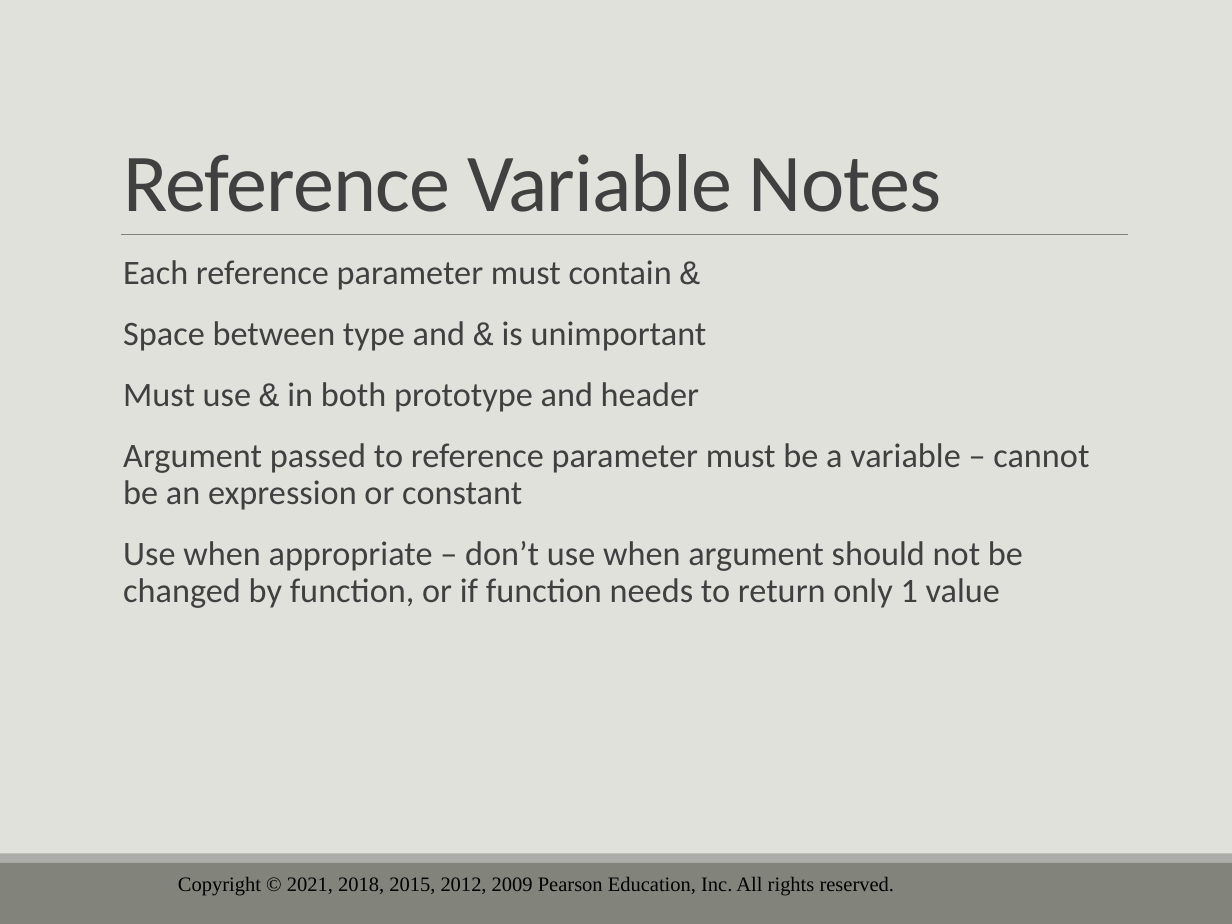
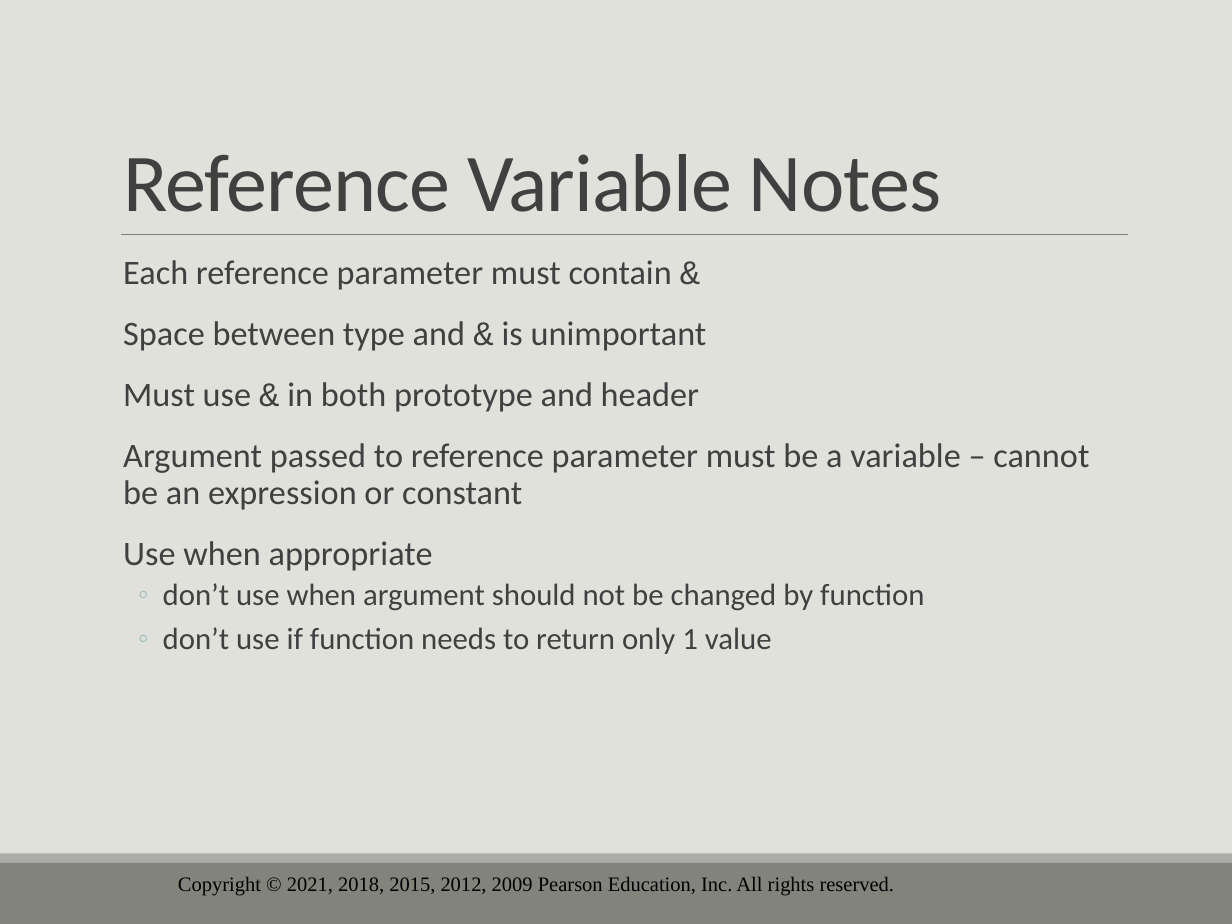
Before and after one commit to drolsonmi/eng1400, a slide deck: slide 56 of 1400_06_Functions.pptx. Drawn at 1232x924 pixels with LibreOffice and Linux fonts; fonts in the diff are those of the drawing; background and template pictures are left out. Boxes give left, top, right and bottom in pixels: in the first picture for what was removed or moved away, otherwise in the second. Text is boxed around its words. In the diff, an @@ line names an element or a change of style, - is before the commit and + after.

Commit message:
Lecture Oct 31

```diff
--- a/1400_06_Functions.pptx
+++ b/1400_06_Functions.pptx
@@ text at bbox=[123, 541, 924, 654]: text changed; size 20 to 18 pt @@
-  Use when appropriate – don’t use when argument should not be changed by function, or if function needs to return only 1 value
+  Use when appropriate
+  ◦ don’t use when argument should not be changed by function
+  ◦ don’t use if function needs to return only 1 value
```
Also in this commit, not shown: 5 other slides changed, 2 slides removed, 2 other files.
